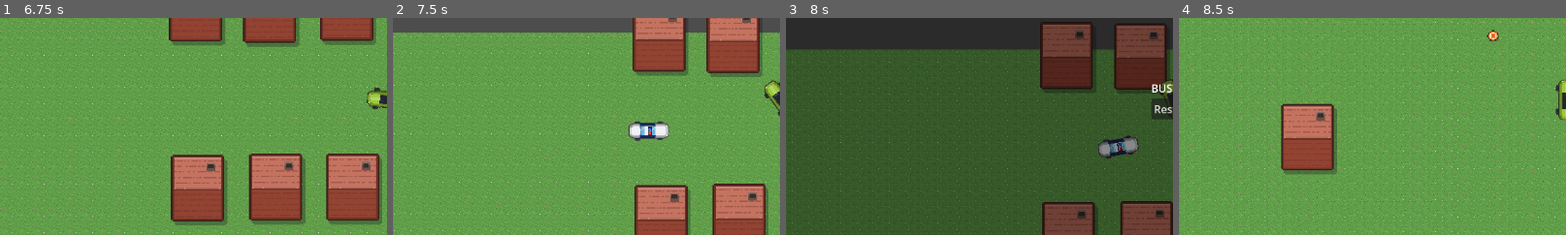
Above: before the commit, frames 1-4 (left to right).
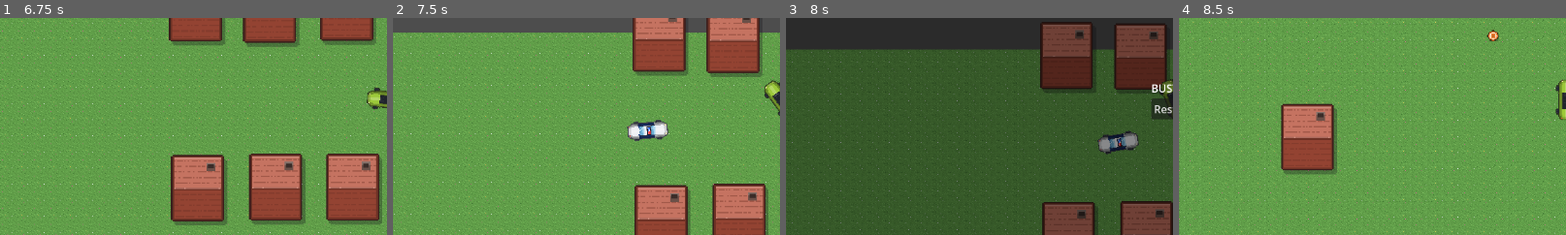
Above: after the commit, the same moments.

Repository: frost1335/car-game
Game: Godot game, scene res://scenes/Game.tscn
The game is run twice, just before and just after one commit, with the same random seed, the same clock (stepped at 60 frames per second) and the same inputs.
Inputs:
- Up to frame 1 (6.75 s): hold D (turn_right) 0.53-1.28 s; hold Down (brake) 1.28-2.03 s; hold D (turn_right) 2.03-2.75 s; click "Restart" at 2.75 s; hold D (turn_right) 3.53-4.28 s; hold A (turn_left) 4.28-5.78 s; hold Down (brake) 5.78-6.53 s; hold D (turn_right) from 6.53 s (still down)
- Up to frame 2 (7.5 s): keep holding D (turn_right)
- Up to frame 3 (8 s): keep holding D (turn_right)
- Up to frame 4 (8.5 s): release D (turn_right) at 8 s; click "Restart" at 8 s
The pictures show only the part of the screen within x 0-50%, y 31-81%; the shares and areas given below are measured in that part.

Frame 1 is identical in both runs. In frame 2, 0.5% of the frame differs, in the area x 60-72%, y 46-57%; in frame 3, 0.9%, in the area x 80-92%, y 51-65%; in frame 4, nothing differs.

Commit message:
fix small issues with the direction

Diff:
--- a/scripts/police_car.gd
+++ b/scripts/police_car.gd
@@ -97,7 +97,7 @@
 	var max_steer := deg_to_rad(steering_angle)
 	var max_steer_avoid := deg_to_rad(steering_angle + 5)
 	var chosenn_deg := INF
-	var directions: Array[int] = []
+	var directions: Array[float] = []
 
 	steer_direction = clamp(transform.x.angle_to(to_target), -max_steer, max_steer)
 	acceleration = transform.x * engine_power
@@ -106,8 +106,11 @@
 		var to_object = object.global_position - global_position
 		var obj_deg = rad_to_deg(transform.x.angle_to(to_object))
 		var target_deg = rad_to_deg(transform.x.angle_to(to_target))
-		var distance = min(transform.x.distance_to(to_object), 430)
-		var distance_multiplier = 1 - (((distance - 210) / 220) / 1.4) # 430 - 210 = 220
+		var distance = min(to_object.length(), 430)
+		var distance_multiplier = min(1 - (((distance - 210) / 220) / 1.4), 1.3) # 430 - 210 = 220
+
+		# reset chosen direction
+		chosenn_deg = INF
 
 		if obj_deg < 70 and obj_deg >= 0:
 			if target_deg > obj_deg:
